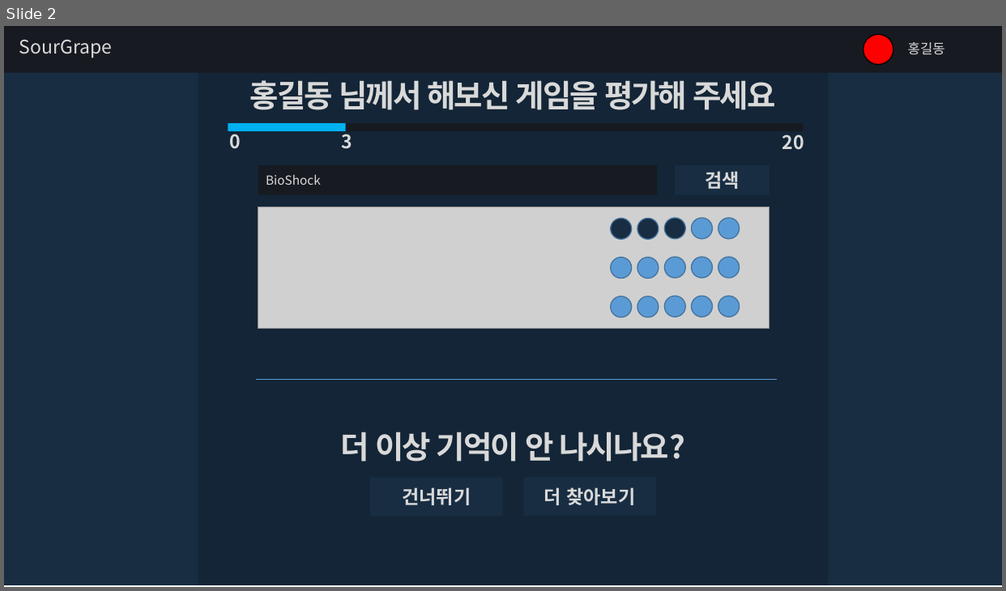
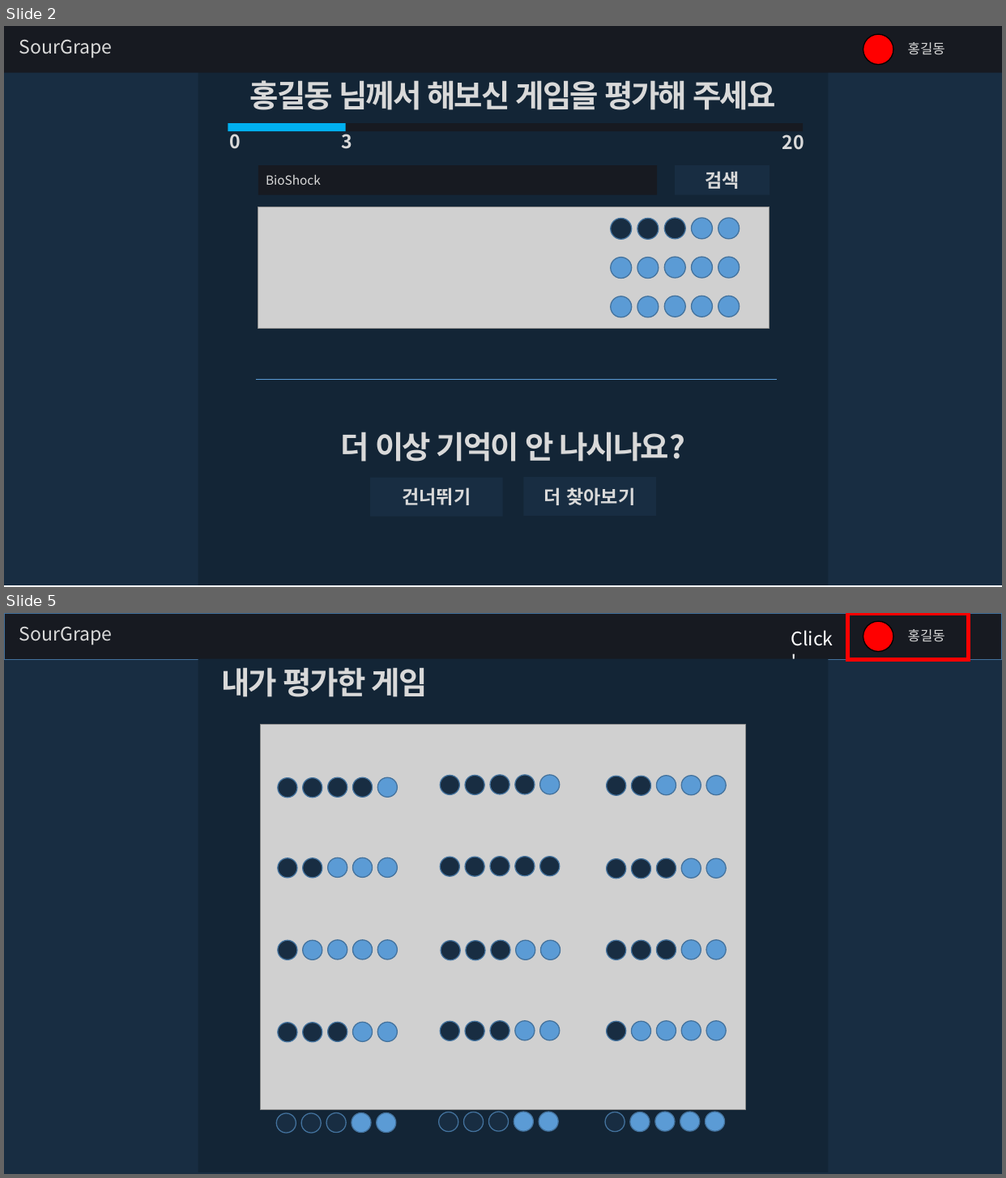
Before and after one commit to grapgrap/SourGrape, a slide deck: !Document/UI.pptx. Shown one above the other, each under a label of ours: slide 2 before the commit, slides 2 and 5 after it; the slides between them are not shown. The pictures are 1006x591 and 1006x1178 pixels, drawn with LibreOffice and Linux fonts; fonts in the diff are those of the drawing; grey boxes stand for pictures. Boxes give left, top, right and bottom in pixels: in the first picture for what was removed or moved away, otherwise in the second. Text is boxed around its words. In the diff, an @@ line names an element or a change of style, - is before the commit and + after.

```diff
--- a/!Document/UI.pptx
+++ b/!Document/UI.pptx
@@ slide 5 added at (4, 613, 1002, 1174), background #FFFFFF @@
@@ rectangle added at (4, 614, 1002, 1174), fill #182D42 @@
@@ rectangle added at (4, 613, 1002, 659), fill #171A21, outline #43739E 1 pt @@
@@ text added at (19, 627, 113, 645), 18 pt, text #D9D9D9 @@
+SourGrape
@@ text added at (791, 630, 833, 646), 18 pt, text #FFFFFF @@
+Click!
@@ rectangle added at (848, 613, 969, 659), outline #FF0000 4 pt @@
@@ ellipse added at (863, 621, 893, 651), fill #FF0000, outline #000000 1 pt @@
@@ text added at (908, 629, 945, 642), 13 pt, text #D9D9D9 @@
+홍길동
@@ rectangle added at (198, 658, 829, 1172), fill #132536 @@
@@ text added at (222, 667, 428, 697), 30 pt, text #D9D9D9, bold @@
+내가 평가한 게임
@@ picture added at (260, 725, 746, 1110) @@
@@ group added at (278, 777, 397, 797): 5 ellipses @@
@@ group added at (441, 775, 560, 795): 5 ellipses @@
@@ group added at (607, 776, 726, 796): 5 ellipses @@
@@ group added at (278, 858, 397, 878): 5 ellipses @@
@@ group added at (441, 856, 560, 876): 5 ellipses @@
@@ group added at (607, 858, 726, 879): 5 ellipses @@
@@ group added at (278, 940, 397, 960): 5 ellipses @@
@@ group added at (441, 940, 560, 960): 5 ellipses @@
@@ group added at (607, 940, 726, 960): 5 ellipses @@
@@ group added at (278, 1023, 397, 1042): 5 ellipses @@
@@ group added at (441, 1021, 560, 1041): 5 ellipses @@
@@ group added at (607, 1021, 726, 1041): 5 ellipses @@
@@ group added at (276, 1113, 396, 1133): 5 ellipses @@
@@ group added at (439, 1112, 558, 1131): 5 ellipses @@
@@ group added at (605, 1112, 725, 1131): 5 ellipses @@
```
Also in this commit, not shown: 2 slides changed.
